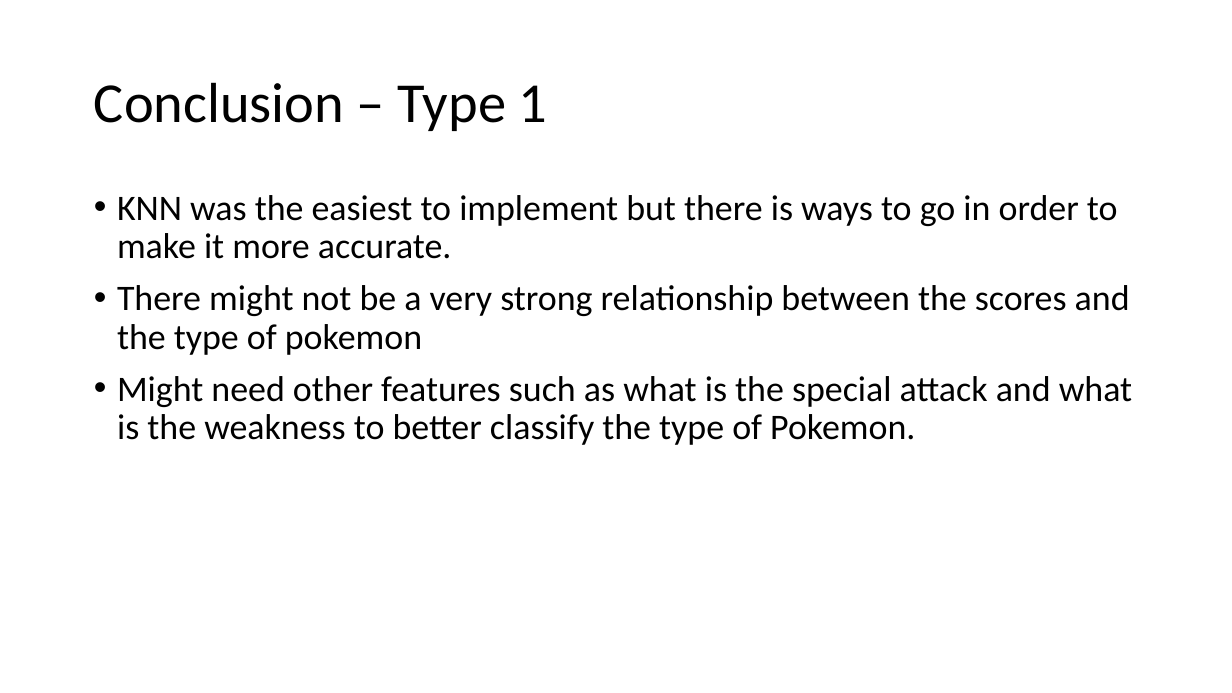
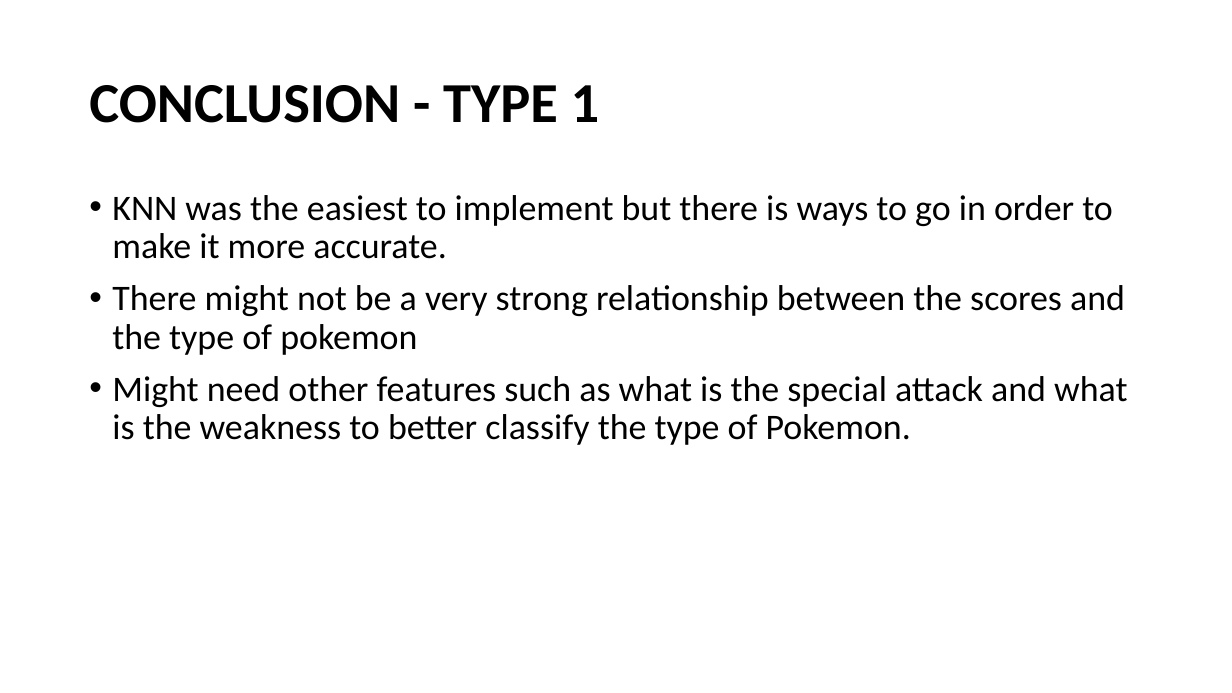
Before and after one commit to bchen150/GA_Homework, a slide deck: slide 11 of Pokemon/Classifying_Pokemon_final_project.pptx. Drawn at 1232x693 pixels with LibreOffice and Linux fonts; fonts in the diff are those of the drawing; background and template pictures are left out. Boxes give left, top, right and bottom in pixels: in the first picture for what was removed or moved away, otherwise in the second. Text is boxed around its words. In the diff, an @@ line names an element or a change of style, - is before the commit and + after.

```diff
--- a/Pokemon/Classifying_Pokemon_final_project.pptx
+++ b/Pokemon/Classifying_Pokemon_final_project.pptx
@@ title at (89, 85, 600, 123): text changed; bold on @@
-Conclusion – Type 1
+CONCLUSION - TYPE 1
@@ text "KNN was the easiest to ...": place and size @@
-text "KNN was the easiest to ..." at (117, 195, 1132, 445)
+text "KNN was the easiest to ..." at (112, 195, 1127, 445)
```
Also in this commit, not shown: 10 other slides changed.
